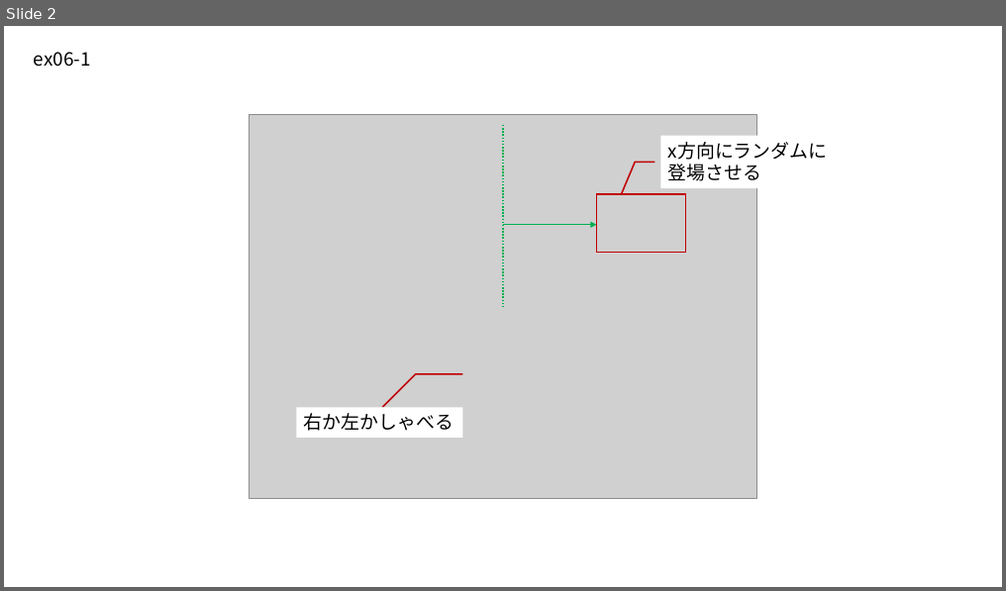
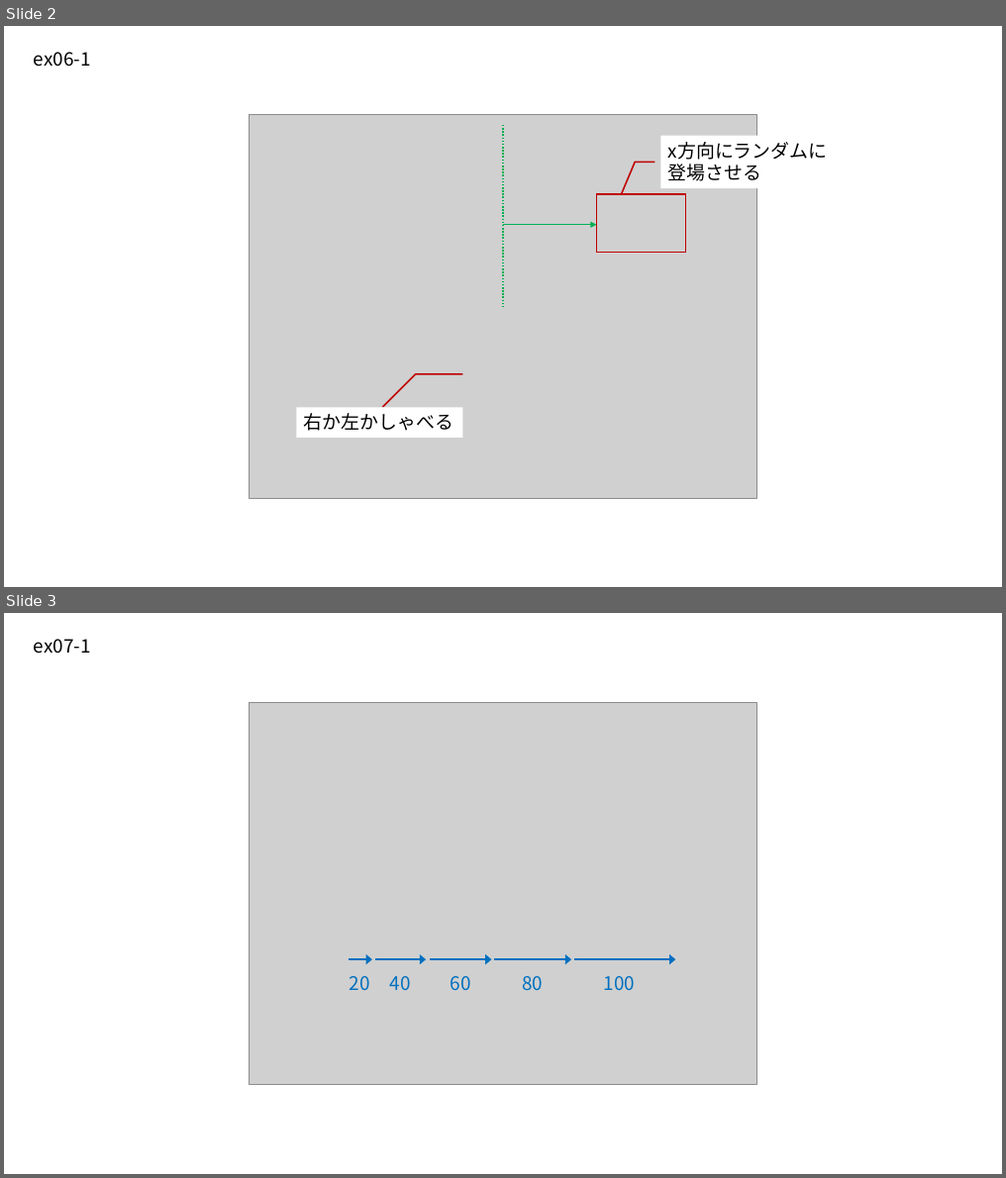
Before and after one commit to p5nyan/p5nyan.github.io, a slide deck: lesson/fig/ex-figs.pptx. Shown one above the other, each under a label of ours: slide 2 before the commit, slides 2 and 3 after it. The pictures are 1006x591 and 1006x1178 pixels, drawn with LibreOffice and Linux fonts; fonts in the diff are those of the drawing; grey boxes stand for pictures. Boxes give left, top, right and bottom in pixels: in the first picture for what was removed or moved away, otherwise in the second. Text is boxed around its words. In the diff, an @@ line names an element or a change of style, - is before the commit and + after.

```diff
--- a/lesson/fig/ex-figs.pptx
+++ b/lesson/fig/ex-figs.pptx
@@ slide 3 added at bbox=[4, 613, 1002, 1174], background #FFFFFF @@
@@ text added at bbox=[34, 639, 91, 654], 18 pt, text #000000 @@
+ex07-1
@@ picture added at bbox=[250, 702, 757, 1084] @@
@@ arrow added from (349, 959) to (372, 959), #0070C0 1.5 pt @@
@@ arrow added from (375, 959) to (426, 959), #0070C0 1.5 pt @@
@@ arrow added from (430, 959) to (491, 959), #0070C0 1.5 pt @@
@@ arrow added from (494, 959) to (571, 959), #0070C0 1.5 pt @@
@@ arrow added from (574, 959) to (675, 959), #0070C0 1.5 pt @@
@@ text added at bbox=[350, 976, 370, 990], 18 pt, text #0070C0 @@
+20
@@ text added at bbox=[390, 976, 411, 990], 18 pt, text #0070C0 @@
+40
@@ text added at bbox=[450, 976, 471, 990], 18 pt, text #0070C0 @@
+60
@@ text added at bbox=[522, 976, 543, 991], 18 pt, text #0070C0 @@
+80
@@ text added at bbox=[604, 976, 635, 990], 18 pt, text #0070C0 @@
+100
```
Also in this commit, not shown: 1 other slide added, 13 other files.
